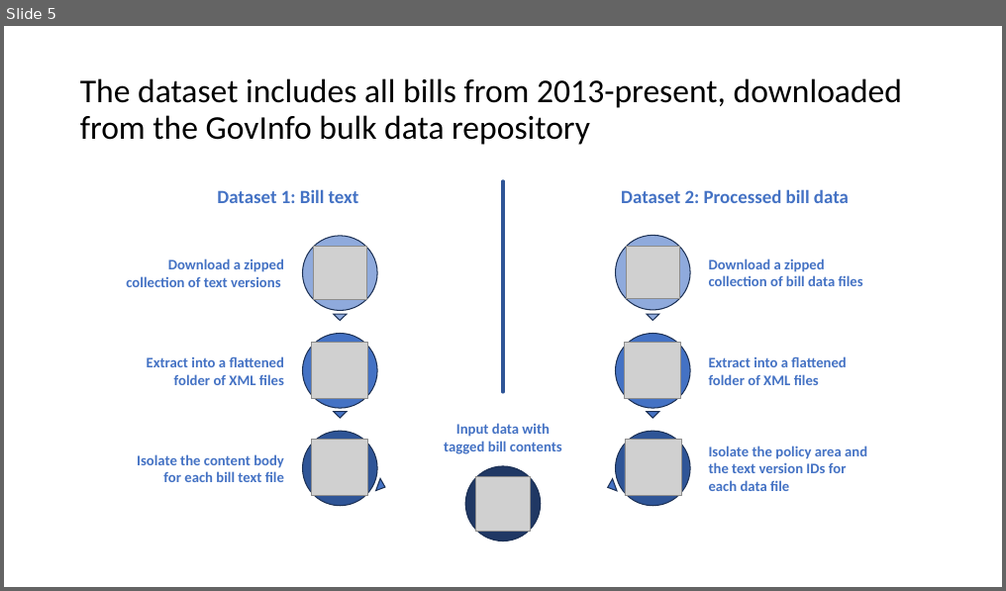
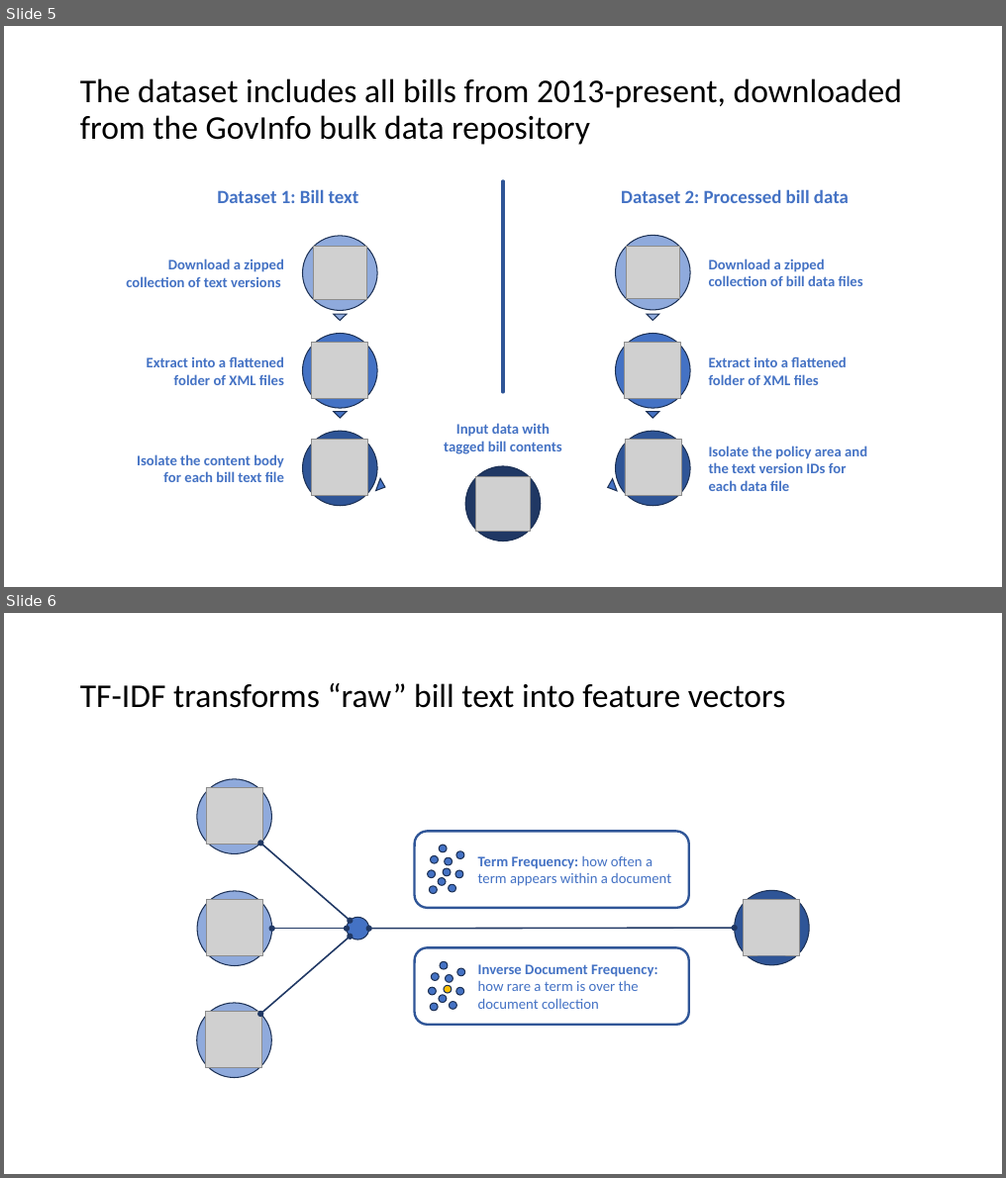
Before and after one commit to jbugli-NJ/FinalProject-Group3, a slide deck: Final-Group-Presentation/Final-Group-Presentation.pptx. Shown one above the other, each under a label of ours: slide 5 before the commit, slides 5 and 6 after it. The pictures are 1006x591 and 1006x1178 pixels, drawn with LibreOffice and Linux fonts; fonts in the diff are those of the drawing; grey boxes stand for pictures. Boxes give left, top, right and bottom in pixels: in the first picture for what was removed or moved away, otherwise in the second. Text is boxed around its words. In the diff, an @@ line names an element or a change of style, - is before the commit and + after.

Commit message:
Saving TF-IDF

```diff
--- a/Final-Group-Presentation/Final-Group-Presentation.pptx
+++ b/Final-Group-Presentation/Final-Group-Presentation.pptx
@@ slide 6 added at [4,613,1002,1174], background #FFFFFF @@
@@ title added at [80,683,786,708], 32 pt, text #000000 @@
+TF-IDF transforms “raw” bill text into feature vectors
@@ group added at [197,779,810,1078]: 25 ellipses, 4 pictures, 4 double arrows, 2 rounded rectangles @@
+Term Frequency: how often a term appears within a document
+Inverse Document Frequency: how rare a term is over the document collection
```
